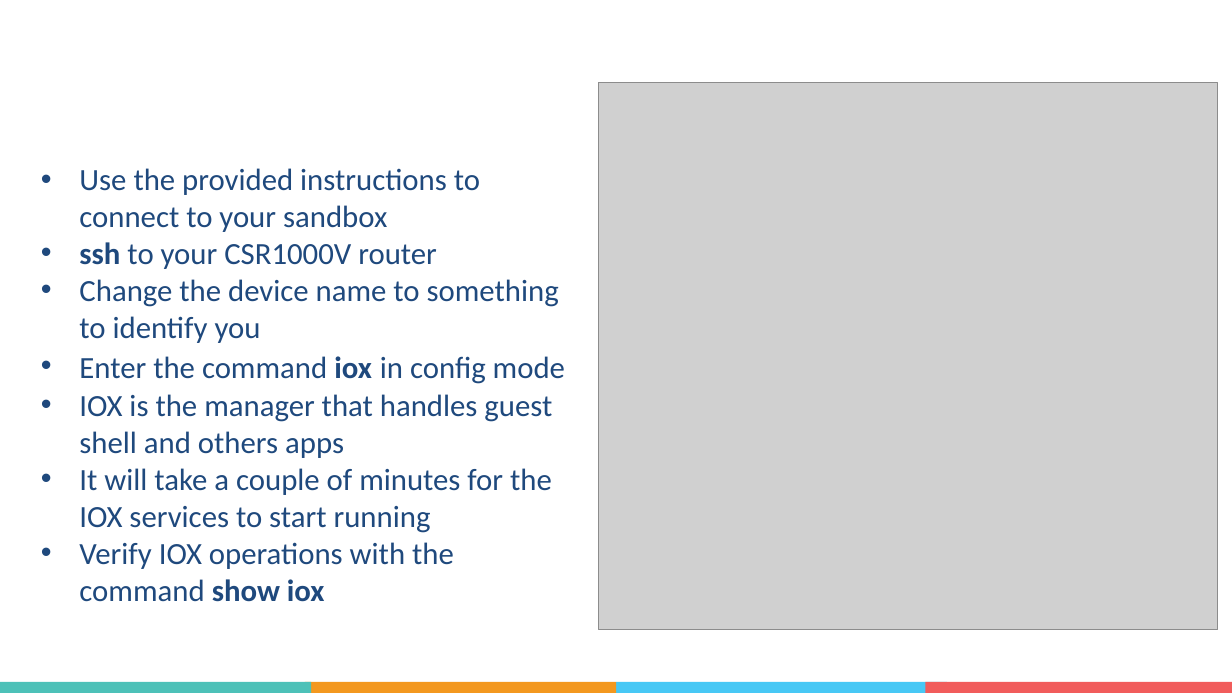
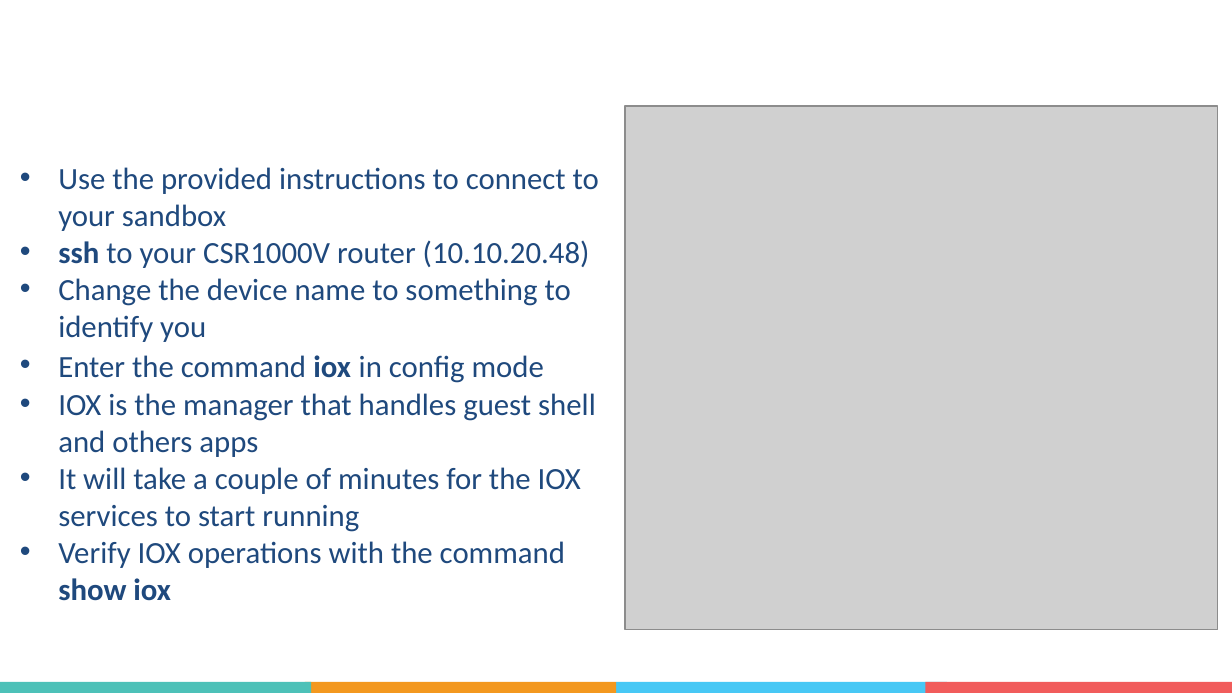
Before and after one commit to obrigg/DevNet_Create_2018, a slide deck: slide 11 of DevNetCreate-ConfigApprove.pptx. Drawn at 1232x693 pixels with LibreOffice and Linux fonts; fonts in the diff are those of the drawing; grey boxes stand for pictures; background and template pictures are left out. Boxes give left, top, right and bottom in pixels: in the first picture for what was removed or moved away, otherwise in the second. Text is boxed around its words. In the diff, an @@ line names an element or a change of style, - is before the commit and + after.

```diff
--- a/DevNetCreate-ConfigApprove.pptx
+++ b/DevNetCreate-ConfigApprove.pptx
@@ picture resized from (x1=599, y1=83, x2=1218, y2=630) to (x1=625, y1=106, x2=1217, y2=630) @@
@@ text "Use the provided instructions to ..." moved from (x1=79, y1=168, x2=565, y2=602) to (x1=58, y1=167, x2=599, y2=601) @@
@@ text at (x1=58, y1=240, x2=590, y2=268): text changed @@
-• ssh to your CSR1000V router
+• ssh to your CSR1000V router (10.10.20.48)
```
Also in this commit, not shown: 16 other slides changed, 1 other file.
